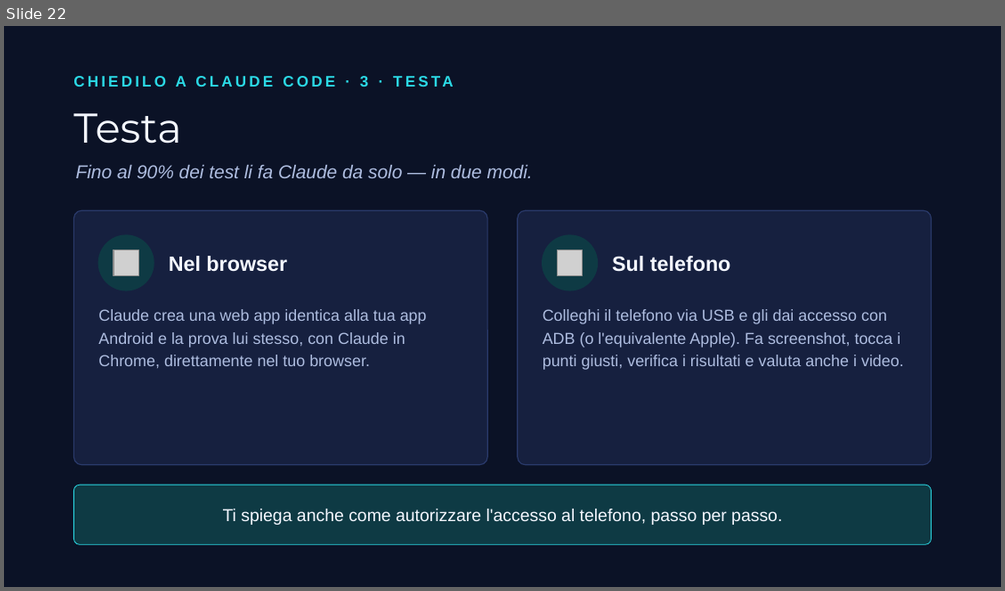
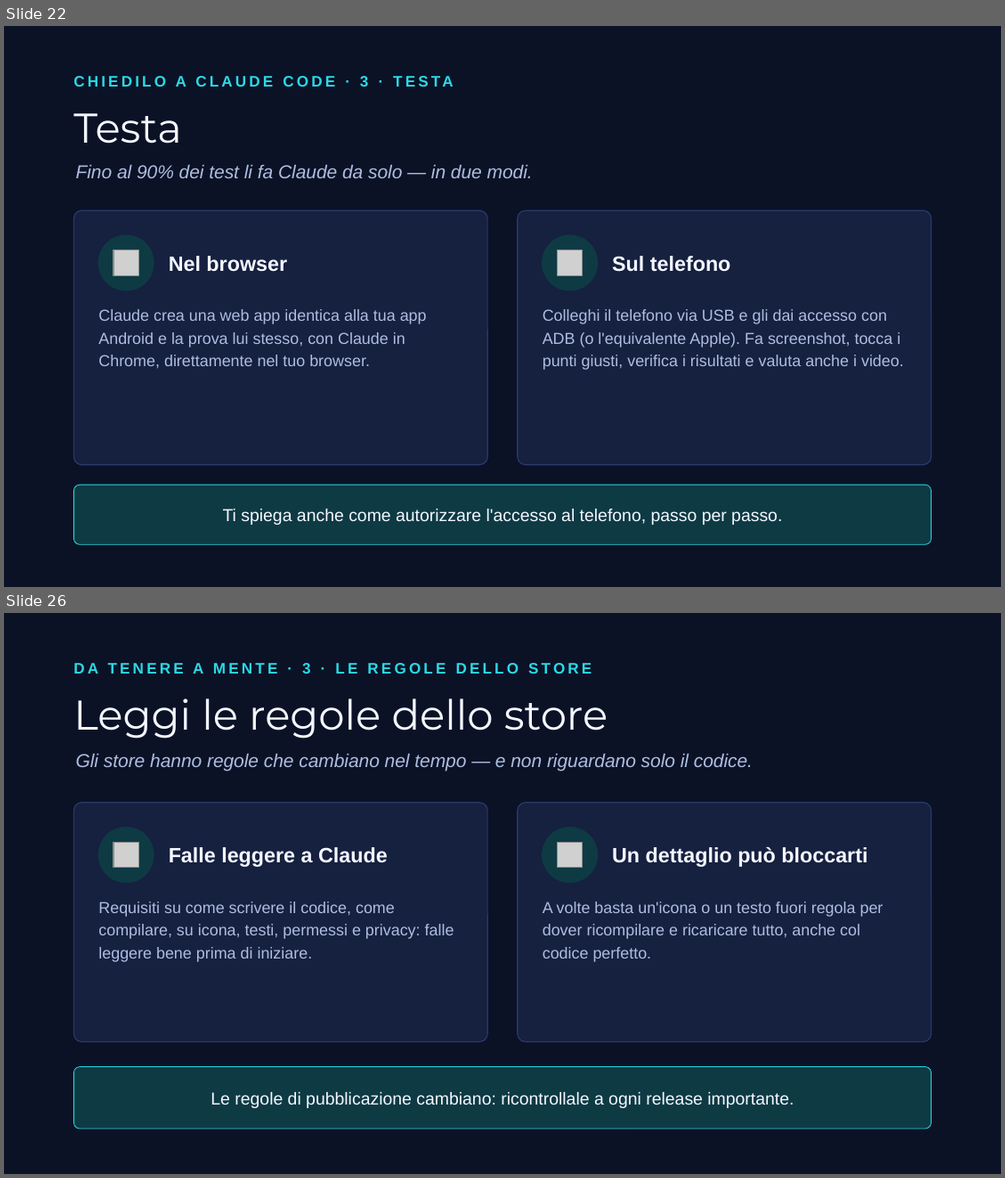
Before and after one commit to albertocabasvidani/beybladex-score, a slide deck: video/slide-video-ai.pptx. Shown one above the other, each under a label of ours: slide 22 before the commit, slides 22 and 26 after it; the slides between them are not shown. The pictures are 1005x591 and 1005x1178 pixels, drawn with LibreOffice and Linux fonts; fonts in the diff are those of the drawing; grey boxes stand for pictures. Boxes give left, top, right and bottom in pixels: in the first picture for what was removed or moved away, otherwise in the second. Text is boxed around its words. In the diff, an @@ line names an element or a change of style, - is before the commit and + after.

```diff
--- a/video/slide-video-ai.pptx
+++ b/video/slide-video-ai.pptx
@@ slide 26 added at (x1=4, y1=613, x2=1001, y2=1174), background #0B1226 @@
@@ text added at (x1=73, y1=663, x2=591, y2=674), 11 pt, text #2BD9E5, bold @@
+DA TENERE A MENTE · 3 · LE REGOLE DELLO STORE
@@ text added at (x1=73, y1=698, x2=607, y2=738), 30 pt, text #F4F7FF @@
+Leggi le regole dello store
@@ text added at (x1=76, y1=754, x2=752, y2=771), 13.5 pt, text #AEBDE0, italic @@
+Gli store hanno regole che cambiano nel tempo — e non riguardano solo il codice.
@@ rounded rectangle added at (x1=73, y1=803, x2=487, y2=1042), fill #16203F, outline #2A3A6B 0.75 pt @@
@@ rounded rectangle added at (x1=518, y1=803, x2=931, y2=1042), fill #16203F, outline #2A3A6B 0.75 pt @@
@@ ellipse added at (x1=98, y1=827, x2=154, y2=882), fill #0E3A44, outline #0E3A44 1 pt @@
@@ picture added at (x1=113, y1=843, x2=138, y2=868) @@
@@ text added at (x1=169, y1=847, x2=388, y2=867), 15 pt, text #F4F7FF, bold @@
+Falle leggere a Claude
@@ ellipse added at (x1=542, y1=827, x2=597, y2=882), fill #0E3A44, outline #0E3A44 1 pt @@
@@ picture added at (x1=558, y1=843, x2=582, y2=868) @@
@@ text added at (x1=612, y1=847, x2=867, y2=867), 15 pt, text #F4F7FF, bold @@
+Un dettaglio può bloccarti
@@ text added at (x1=98, y1=901, x2=454, y2=962), 11.5 pt, text #AEBDE0 @@
+Requisiti su come scrivere il codice, come compilare, su icona, testi, permessi e privacy: falle leggere bene prima di iniziare.
@@ text added at (x1=542, y1=901, x2=883, y2=962), 11.5 pt, text #AEBDE0 @@
+A volte basta un'icona o un testo fuori regola per dover ricompilare e ricaricare tutto, anche col codice perfetto.
@@ rounded rectangle added at (x1=73, y1=1067, x2=931, y2=1128), fill #0E3A44, outline #2BD9E5 0.5 pt @@
@@ text added at (x1=210, y1=1092, x2=793, y2=1108), 12.5 pt, text #F4F7FF @@
+Le regole di pubblicazione cambiano: ricontrollale a ogni release importante.
```
Also in this commit, not shown: 3 other slides added, 1 other file.
